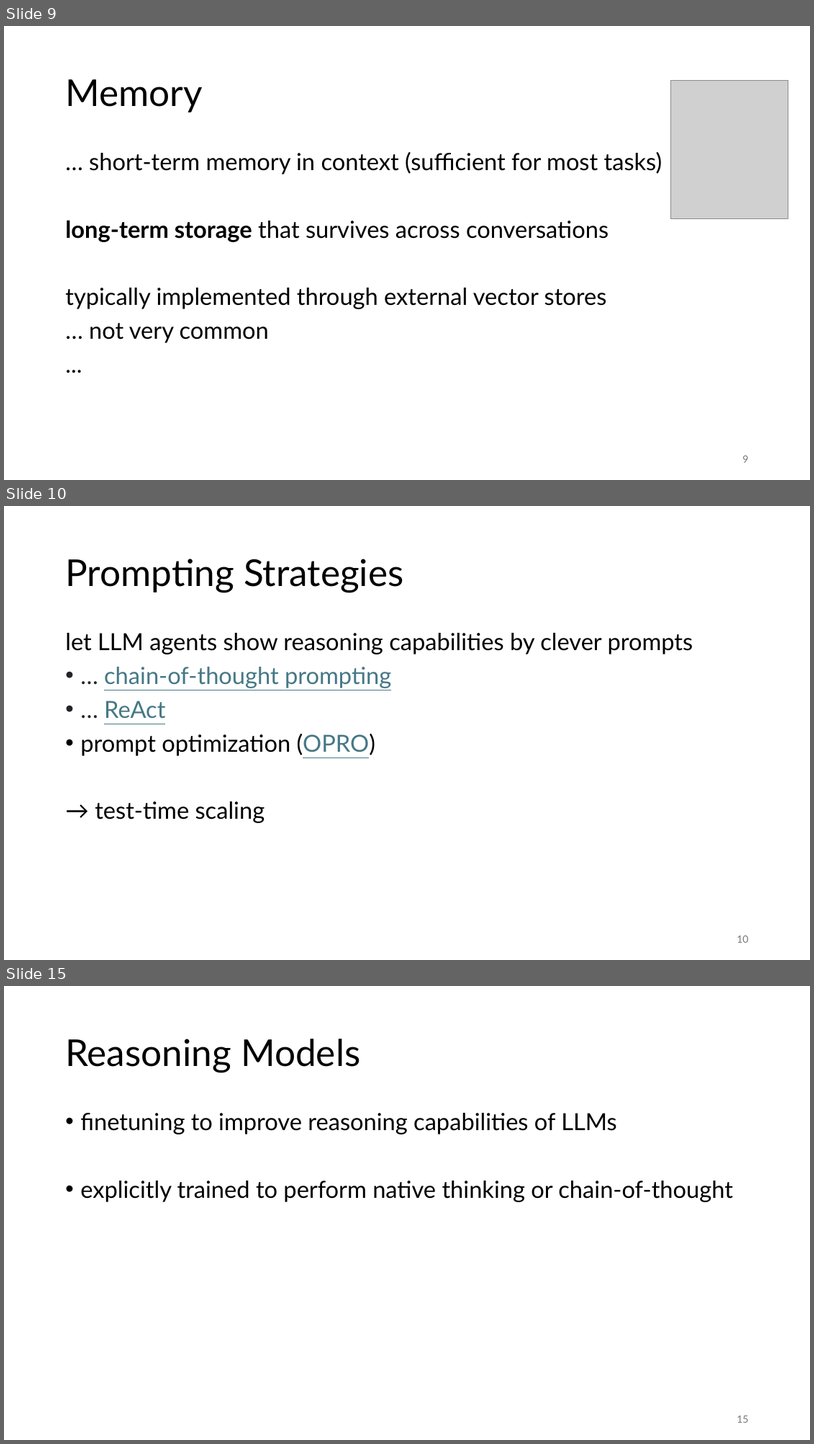
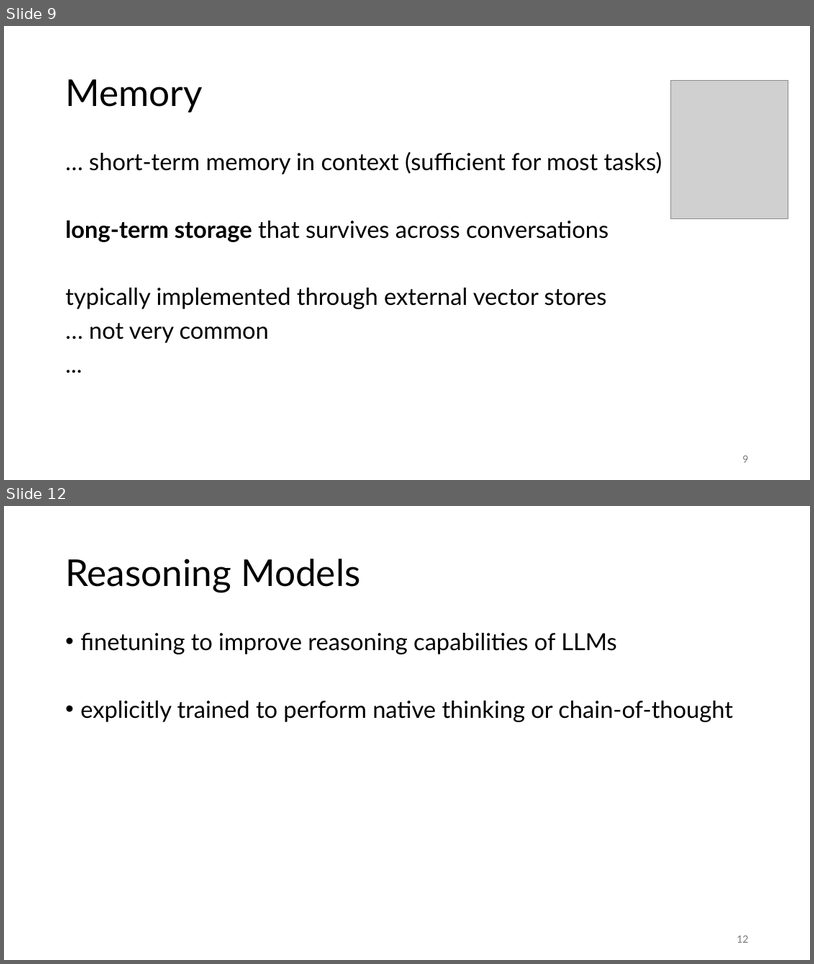
Before and after one commit to FelixWick/language_models, a slide deck: slides/6_agents.pptx. Shown one above the other, each under a label of ours: slides 9, 10 and 15 before the commit, slides 9 and 12 after it; the slides between them are not shown. The pictures are 814x1444 and 814x964 pixels, drawn with LibreOffice and Linux fonts; fonts in the diff are those of the drawing; grey boxes stand for pictures. Boxes give left, top, right and bottom in pixels: in the first picture for what was removed or moved away, otherwise in the second. Text is boxed around its words. In the diff, an @@ line names an element or a change of style, - is before the commit and + after.

```diff
--- a/slides/6_agents.pptx
+++ b/slides/6_agents.pptx
@@ slide 10 removed at (4, 506, 810, 960), background #FFFFFF @@
@@ title removed at (65, 559, 404, 592) @@
-Prompting Strategies
@@ text removed at (65, 633, 694, 823) @@
-let LLM agents show reasoning capabilities by clever prompts
-• … chain-of-thought prompting
-• … ReAct
-• prompt optimization (OPRO)
-→ test-time scaling
@@ page number removed at (737, 935, 748, 942) @@
-10
@@ what was slide 15 is now slide 12 @@
@@ page number at (737, 935, 748, 942): text changed @@
-15
+12
```
Also in this commit, not shown: 3 slides changed, 2 other slides removed, 2 other files.
